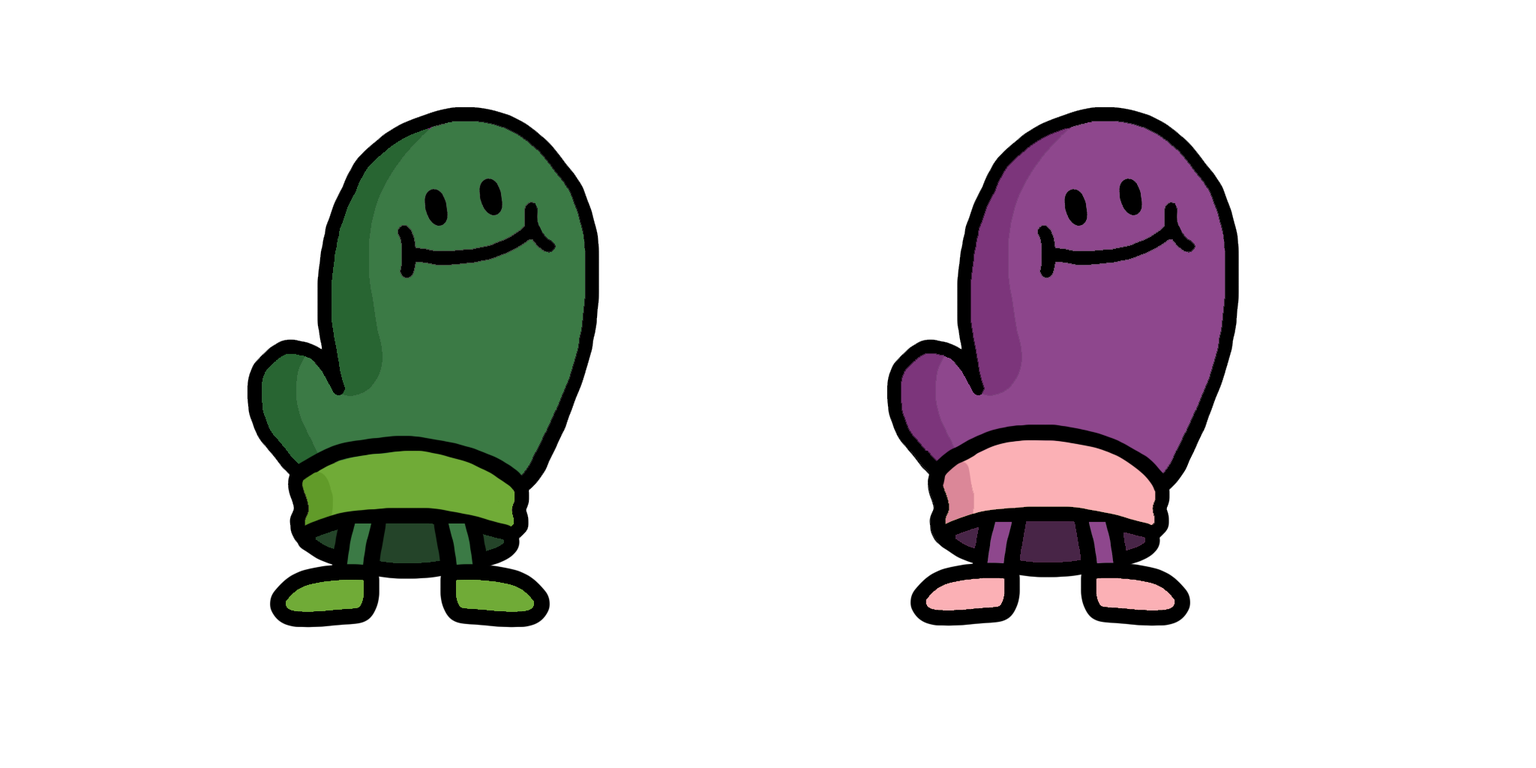
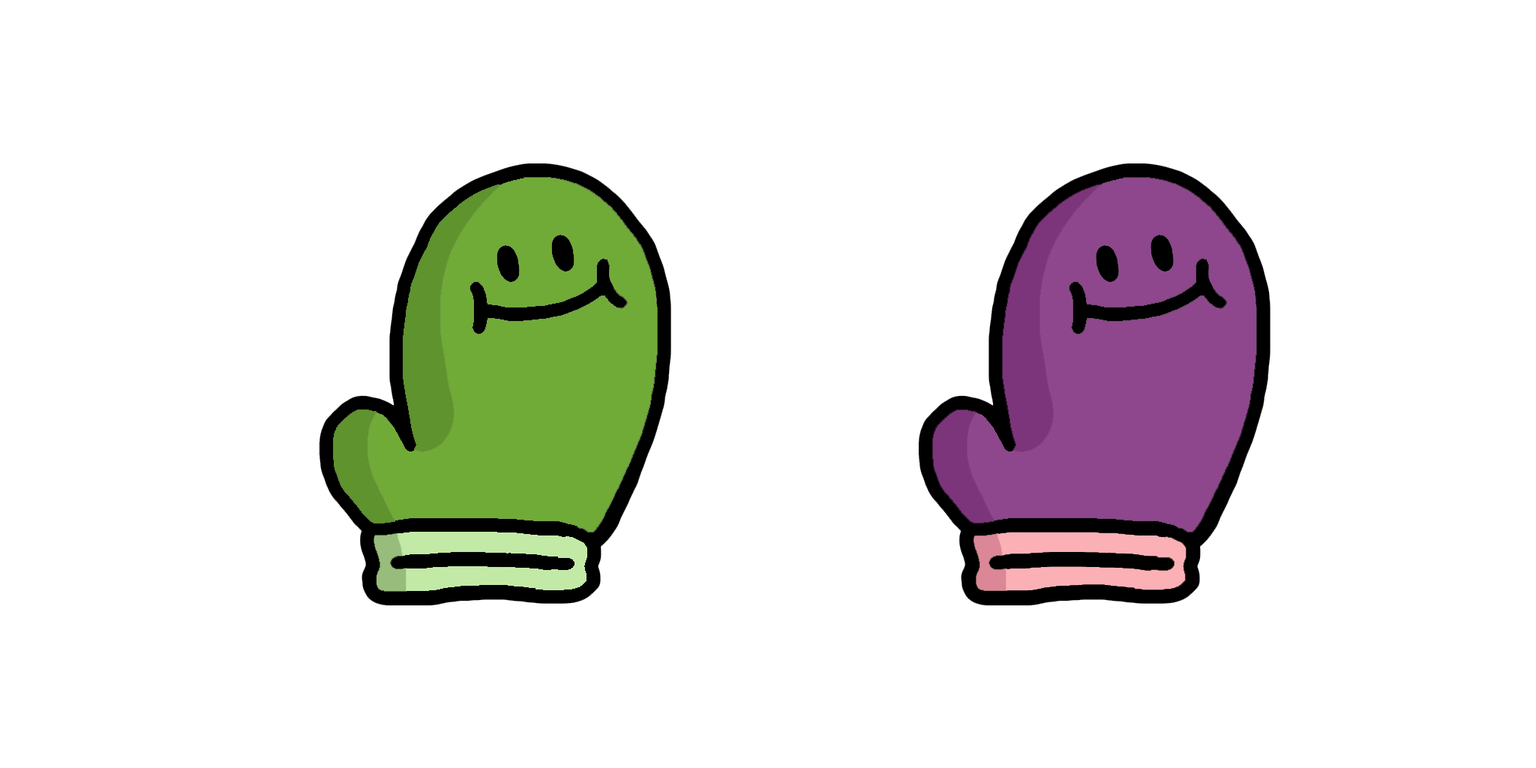
Two versions of the same layered image (1536×768). Layer-by-layer changes:
showed "Calque 1", painted on it over [296, 106, 1271, 628]
removed layer "Layer 4" over [246, 106, 1239, 628]
